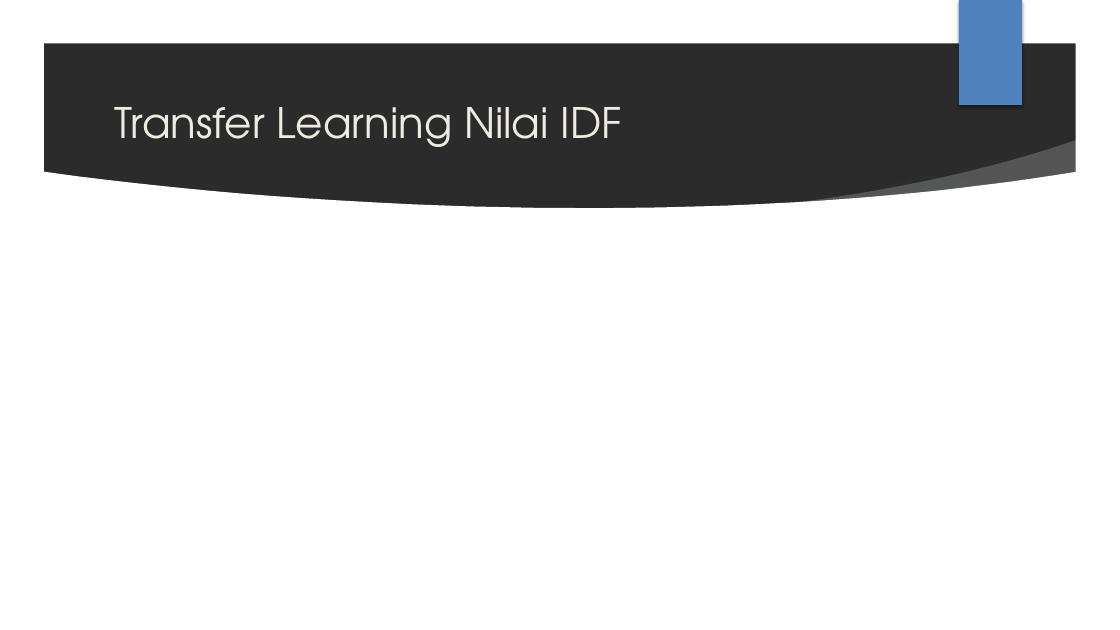
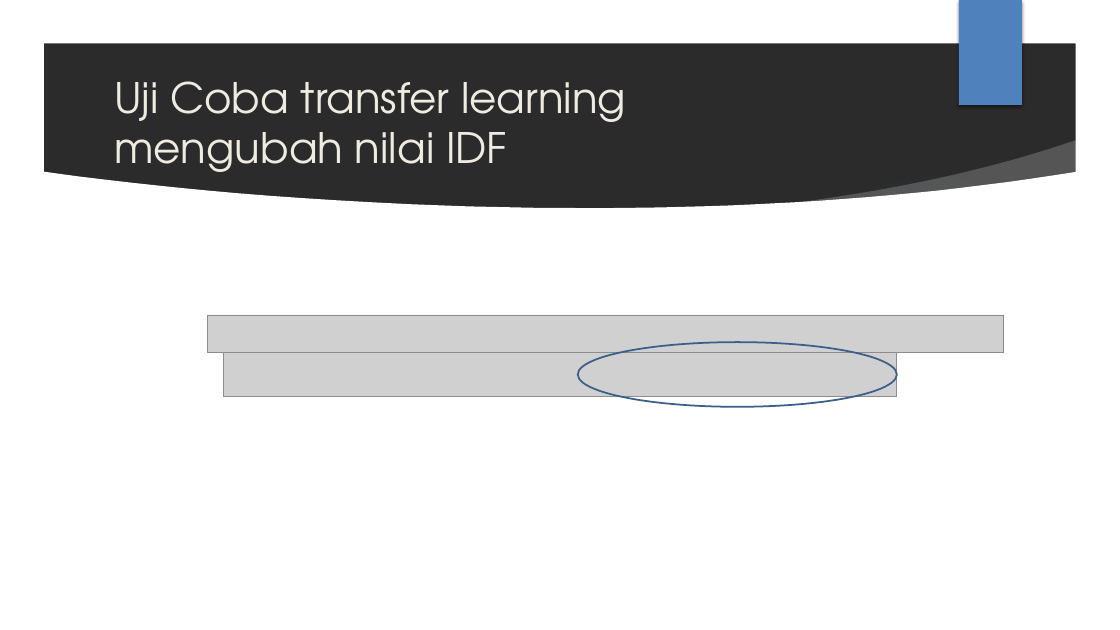
Before and after one commit to AhsanulQalbi/skripsiAnaconda, a slide deck: slide 29 of Laporan ppt/PPT SIDANG.pptx (slide 32 before the commit). Drawn at 1120x630 pixels with LibreOffice and Linux fonts; fonts in the diff are those of the drawing; grey boxes stand for pictures; background and template pictures are left out; a plain dark background stands for a picture behind light text. Boxes give left, top, right and bottom in pixels: in the first picture for what was removed or moved away, otherwise in the second. Text is boxed around its words. In the diff, an @@ line names an element or a change of style, - is before the commit and + after.

Commit message:
Add PPT

```diff
--- a/Laporan ppt/PPT SIDANG.pptx
+++ b/Laporan ppt/PPT SIDANG.pptx
@@ title at <box>114,81,626,182</box>: text changed @@
-Transfer Learning Nilai IDF
+Uji Coba transfer learning
+mengubah nilai IDF
@@ picture added at <box>208,315,1004,353</box> @@
@@ picture added at <box>223,353,897,397</box> @@
@@ ellipse added at <box>578,342,897,407</box>, outline #3A5F8C 1.5 pt @@
```
Also in this commit, not shown: 8 other slides changed, 19 slides added, 22 slides removed, 1 other file.
